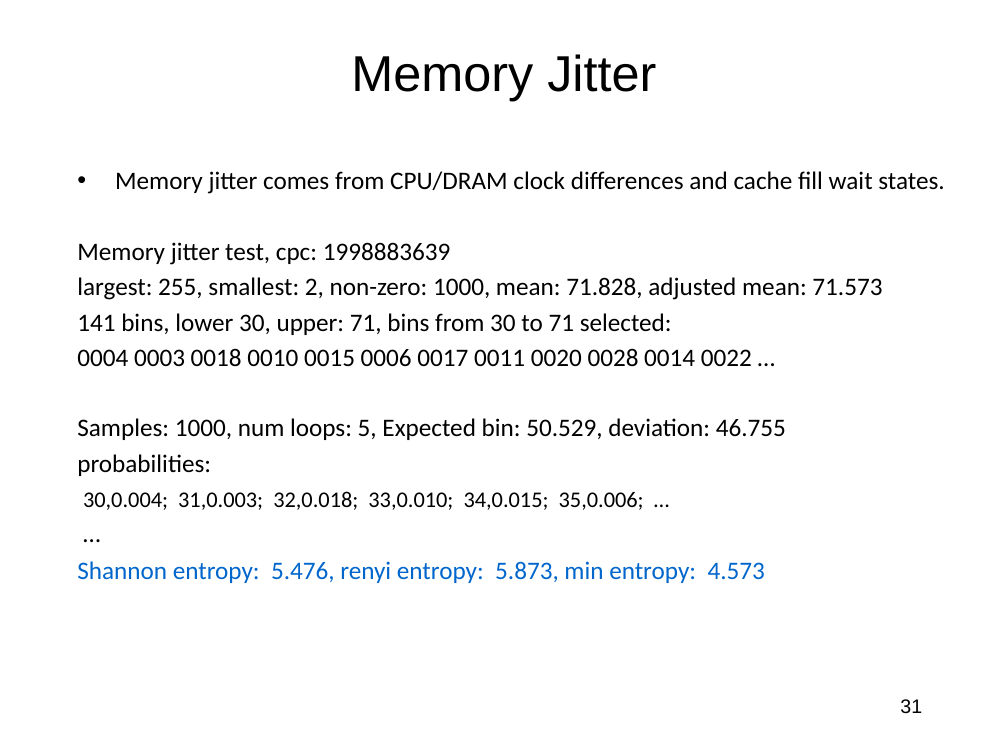
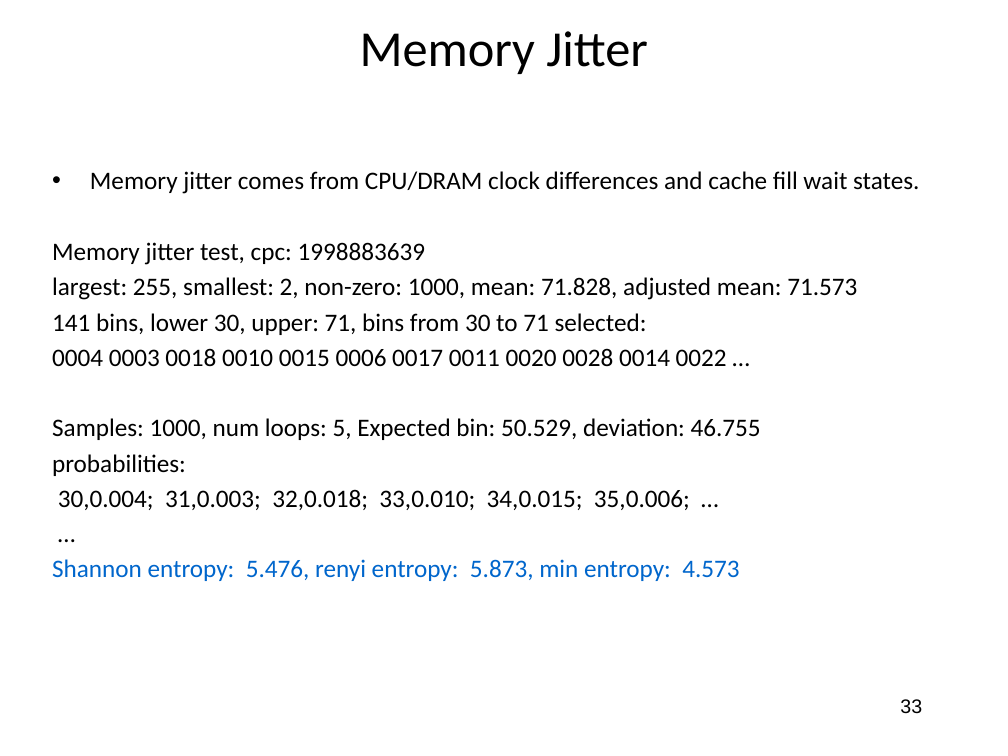
Before and after one commit to jlmucb/class_notes, a slide deck: slide 33 of BerkeleyClass/CS290Spring2013/Lectures/entropy_talk.pptx (slide 31 before the commit). Drawn at 1008x756 pixels with LibreOffice and Linux fonts; fonts in the diff are those of the drawing. Boxes give left, top, right and bottom in pixels: in the first picture for what was removed or moved away, otherwise in the second. Text is boxed around its words. In the diff, an @@ line names an element or a change of style, - is before the commit and + after.

Commit message:
entropy talk

```diff
--- a/BerkeleyClass/CS290Spring2013/Lectures/entropy_talk.pptx
+++ b/BerkeleyClass/CS290Spring2013/Lectures/entropy_talk.pptx
@@ title "Memory Jitter": place and size @@
-title "Memory Jitter" at bbox=[351, 54, 656, 101]
+title "Memory Jitter" at bbox=[360, 31, 648, 74]
@@ title "Memory Jitter" at bbox=[360, 31, 648, 74]: font Arial to Calibri @@
@@ text "Memory jitter comes from CPU/DRAM ...": place and size @@
-text "Memory jitter comes from CPU/DRAM ..." at bbox=[77, 171, 944, 583]
+text "Memory jitter comes from CPU/DRAM ..." at bbox=[52, 171, 919, 581]
@@ text at bbox=[58, 489, 690, 510]: size 16 to 18 pt in "30,0.004; 31,0.003; 32,0.018; 33,0.010; 34,0.015; 35,0.006;  ..." @@
@@ page number at bbox=[900, 699, 922, 714]: text changed @@
-31
+33
```
Also in this commit, not shown: 54 other slides changed, 1 slide added, 1 other file.
